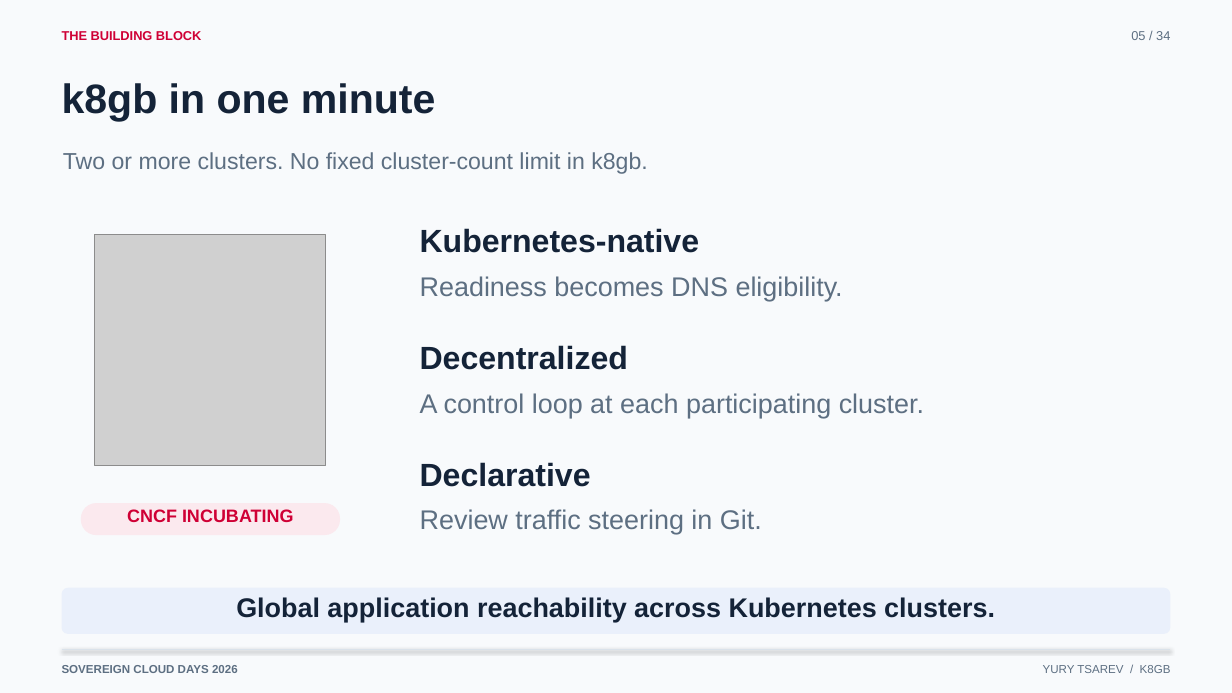
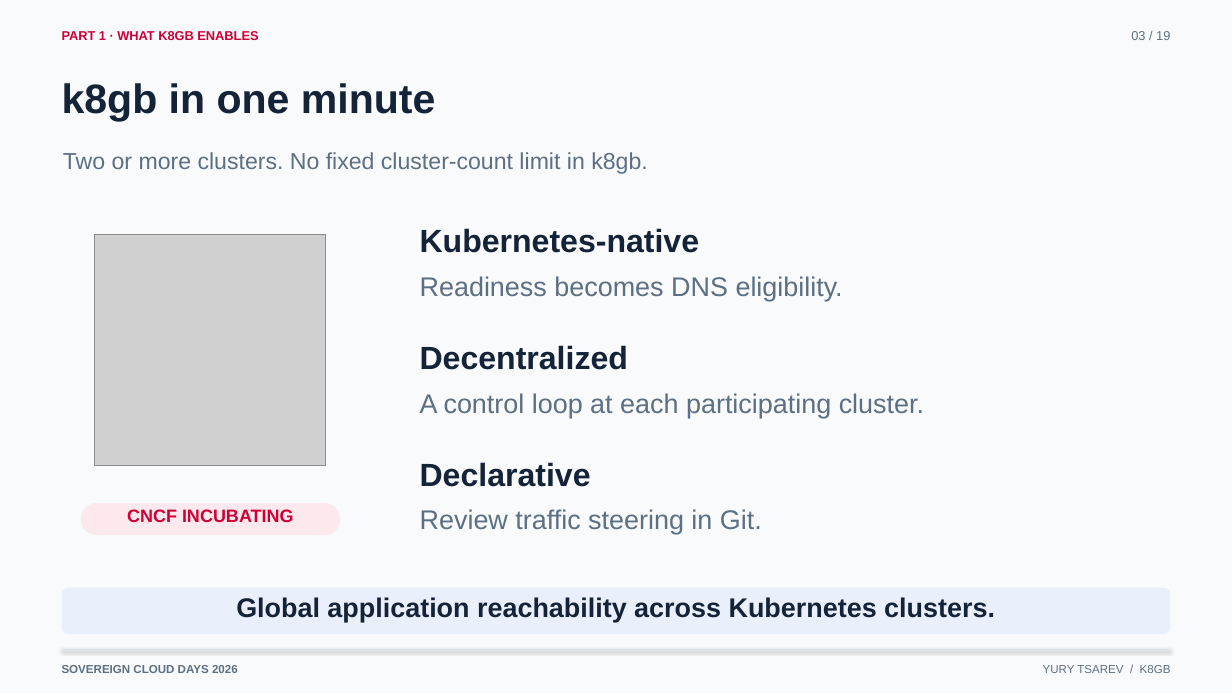
Before and after one commit to ytsarev/k8gb-sovereign-days-2026, a slide deck: slide 3 of slides/k8gb_sovereign_cloud_days_2026.pptx (slide 5 before the commit). Drawn at 1232x693 pixels with LibreOffice and Linux fonts; fonts in the diff are those of the drawing; grey boxes stand for pictures. Boxes give left, top, right and bottom in pixels: in the first picture for what was removed or moved away, otherwise in the second. Text is boxed around its words. In the diff, an @@ line names an element or a change of style, - is before the commit and + after.

```diff
--- a/slides/k8gb_sovereign_cloud_days_2026.pptx
+++ b/slides/k8gb_sovereign_cloud_days_2026.pptx
@@ text at [62,31,258,40]: text changed @@
-THE BUILDING BLOCK
+PART 1 · WHAT K8GB ENABLES
@@ text at [1131,31,1170,40]: text changed @@
-05 / 34
+03 / 19
```
Also in this commit, not shown: 23 other slides changed, 2 slides added, 10 slides removed, 3 other files.
